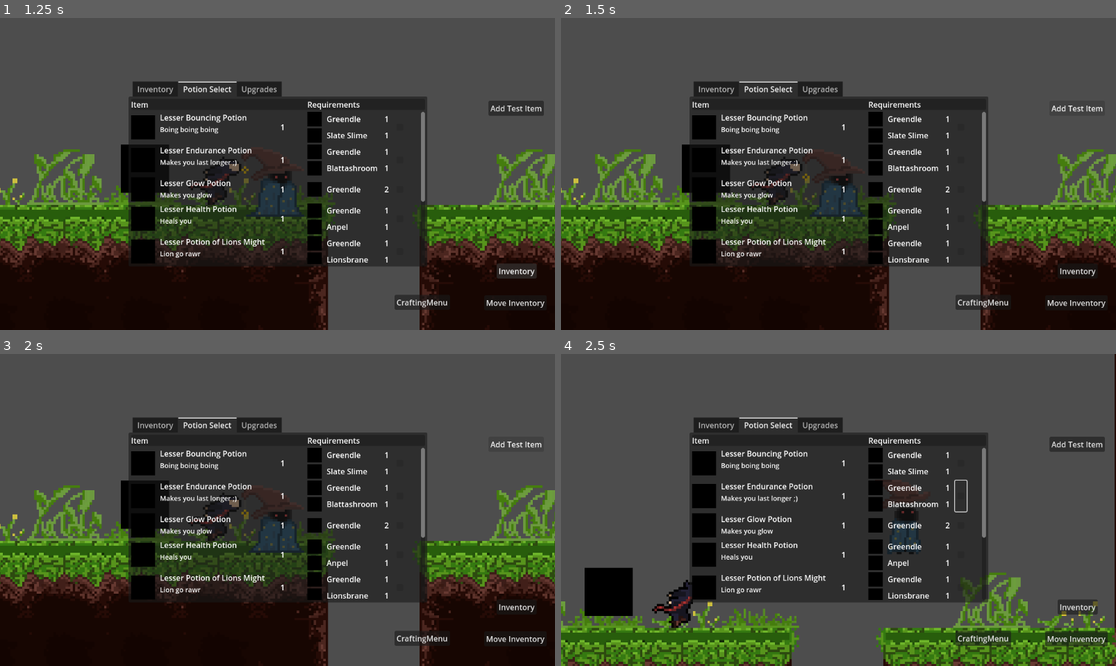
Above: before the commit, frames 1-4 (two rows, left to right).
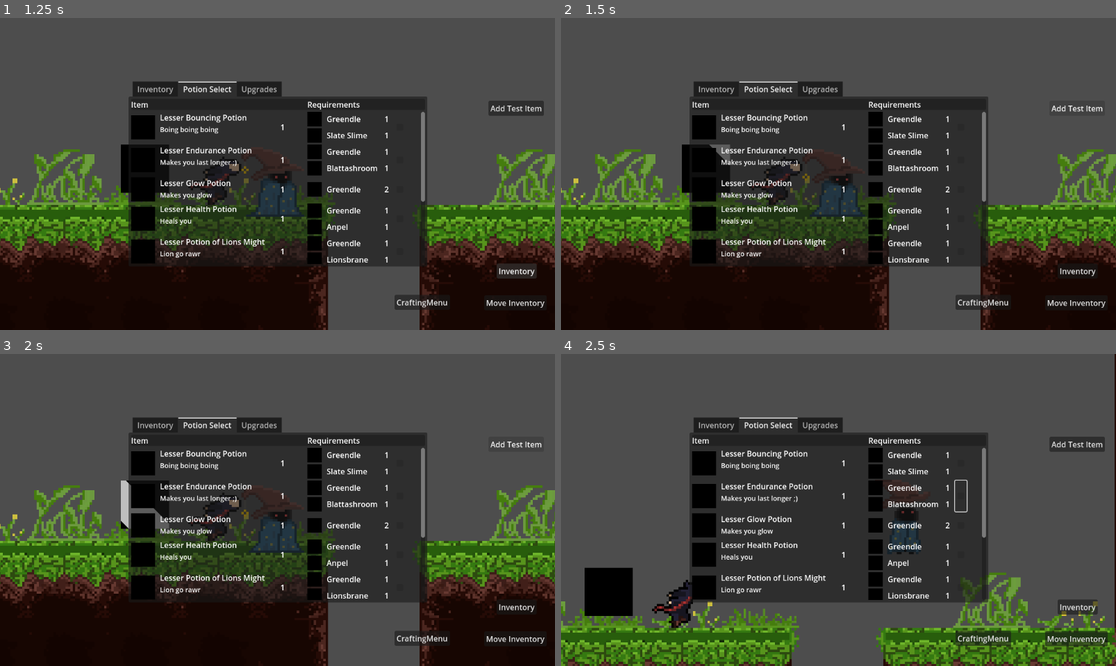
Above: after the commit, the same moments.

Repository: MRobinson12/BroyGames
Game: Godot game, scene res://Scenes/inventory_test_scene.tscn
Two runs of this game, one before a commit and one after it. Both use one fixed random seed, a clock stepped at 60 frames per second and the inputs below. This scene is started directly instead of the project's main scene.
Inputs (mouse positions are in pixels of both pictures, inside the frame that each line leads up to):
- Up to frame 1 (1.25 s): click "Inventory" at 0.5 s
- Up to frame 2 (1.5 s): click "Add Test Item" at 1.25 s
- Up to frame 3 (2 s): no input
- Up to frame 4 (2.5 s): tap Enter (ui_accept) at 2, 2.27 s; move the mouse to (960, 494) at 2.02 s; hold D (ui_right) from 2.03 s (still down); tap E (interact) at 2.1 s; click (960, 494) at 2.17 s

Frame 1 is identical in both runs. In frame 2, 0.1% of the frame differs, in the area x 26-31%, y 40-48%; in frame 3, 0.4%, in the area x 21-31%, y 40-57%; in frame 4, nothing differs.

Commit message:
Optional pickup highlight shader

Diff:
--- /dev/null
+++ b/Assets/Shaders/pickup_spawn.gdshader
@@ -0,0 +1,16 @@
+shader_type canvas_item;
+
+
+uniform vec4 shine_color : source_color = vec4(1.0, 1.0, 1.0, 0.75);
+uniform float shine_speed : hint_range(0.0, 10.0, 0.1) = 1.0;
+uniform float shine_size : hint_range(0.01, 1.0, 0.01) = 0.01;
+uniform float shine_frequency : hint_range(0.0, 10.0, 0.1) = 1.0;
+uniform float enabled = 1.0;
+
+void fragment() {
+	COLOR = texture(TEXTURE, UV);
+
+	float shine = step(1.0 - shine_size * 0.5, 0.5 + 0.5 * sin(shine_frequency * (UV.x - UV.y + TIME * shine_speed)));
+
+	COLOR.rgb = mix(COLOR.rgb, shine_color.rgb, shine * shine_color.a * enabled);
+}
--- a/Scenes/inventory_test_scene.tscn
+++ b/Scenes/inventory_test_scene.tscn
@@ -6,7 +6,7 @@
 [ext_resource type="PackedScene" uid="uid://cg6nbrcghq5kp" path="res://Scenes/UI/inventory_scene.tscn" id="4_48blj"]
 [ext_resource type="Script" path="res://Scripts/add_item.gd" id="5_mky20"]
 [ext_resource type="Resource" uid="uid://l7nk2ohpwhaw" path="res://Data/Items/greendle.tres" id="6_b05e7"]
-[ext_resource type="PackedScene" uid="uid://drapbkylk73vs" path="res://Scenes/Pickups/test_item.tscn" id="6_iq4cb"]
+[ext_resource type="PackedScene" uid="uid://drapbkylk73vs" path="res://Scenes/item_pickup.tscn" id="6_iq4cb"]
 [ext_resource type="PackedScene" uid="uid://dwgdycnwfhw10" path="res://Scenes/home_menu.tscn" id="6_ykic4"]
 [ext_resource type="Script" path="res://Scripts/move_inv.gd" id="7_55gxv"]
 [ext_resource type="Resource" uid="uid://cntjkbdakb4ob" path="res://Data/Items/blattashroom.tres" id="7_y21uw"]
@@ -103,6 +103,7 @@
 
 [node name="TestPickup" parent="." instance=ExtResource("6_iq4cb")]
 position = Vector2(-55, -7)
+shine = true
 
 [connection signal="pressed" from="UI/ToggleInventory" to="UI" method="_on_toggle_inventory_pressed"]
 [connection signal="pressed" from="UI/AddItem" to="UI/AddItem" method="_on_pressed"]
--- a/Scenes/Pickups/test_item.tscn
+++ b/Scenes/item_pickup.tscn
@@ -1,10 +1,18 @@
-[gd_scene load_steps=5 format=3 uid="uid://drapbkylk73vs"]
+[gd_scene load_steps=6 format=3 uid="uid://drapbkylk73vs"]
 
 [ext_resource type="Script" path="res://Scripts/pickup.gd" id="1_330uh"]
-[ext_resource type="Texture2D" uid="uid://dct3awbtp2n20" path="res://Assets/Icons/test_item.png" id="2_4aq4b"]
 [ext_resource type="Resource" uid="uid://dacpqa3q3k54o" path="res://Data/Items/test_item.tres" id="2_p8cts"]
+[ext_resource type="Shader" path="res://Assets/Shaders/pickup_spawn.gdshader" id="3_46hec"]
 
 [sub_resource type="RectangleShape2D" id="RectangleShape2D_e7r64"]
+
+[sub_resource type="ShaderMaterial" id="ShaderMaterial_pnbi4"]
+shader = ExtResource("3_46hec")
+shader_parameter/shine_color = Color(1, 1, 1, 0.75)
+shader_parameter/shine_speed = 2.8
+shader_parameter/shine_size = 0.01
+shader_parameter/shine_frequency = 0.3
+shader_parameter/enabled = 1.0
 
 [node name="TestPickup" type="Area2D"]
 script = ExtResource("1_330uh")
@@ -14,7 +22,7 @@
 shape = SubResource("RectangleShape2D_e7r64")
 
 [node name="Sprite2D" type="Sprite2D" parent="."]
+material = SubResource("ShaderMaterial_pnbi4")
 scale = Vector2(0.2, 0.2)
-texture = ExtResource("2_4aq4b")
 
 [connection signal="body_entered" from="." to="." method="_on_body_entered"]
--- a/Scripts/pickup.gd
+++ b/Scripts/pickup.gd
@@ -2,3 +2,8 @@
 class_name Pickup
 
 @export var item : Item
+@export var shine : bool
+
+func _ready() -> void:
+	$Sprite2D.texture = item.icon
+	$Sprite2D.material.set_shader_parameter("enabled", int(shine))
